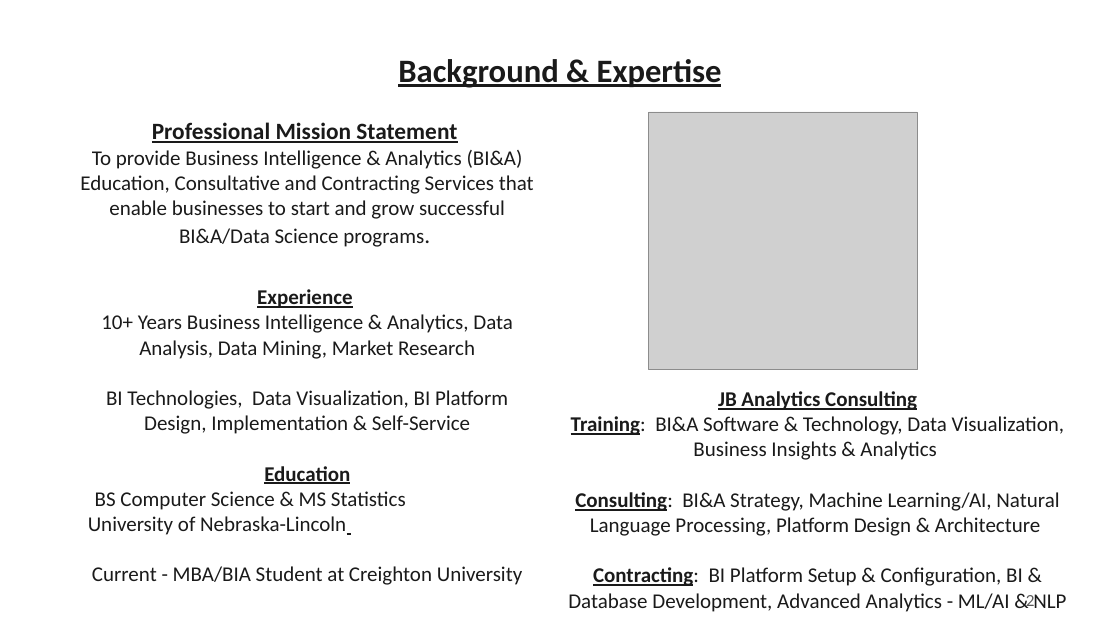
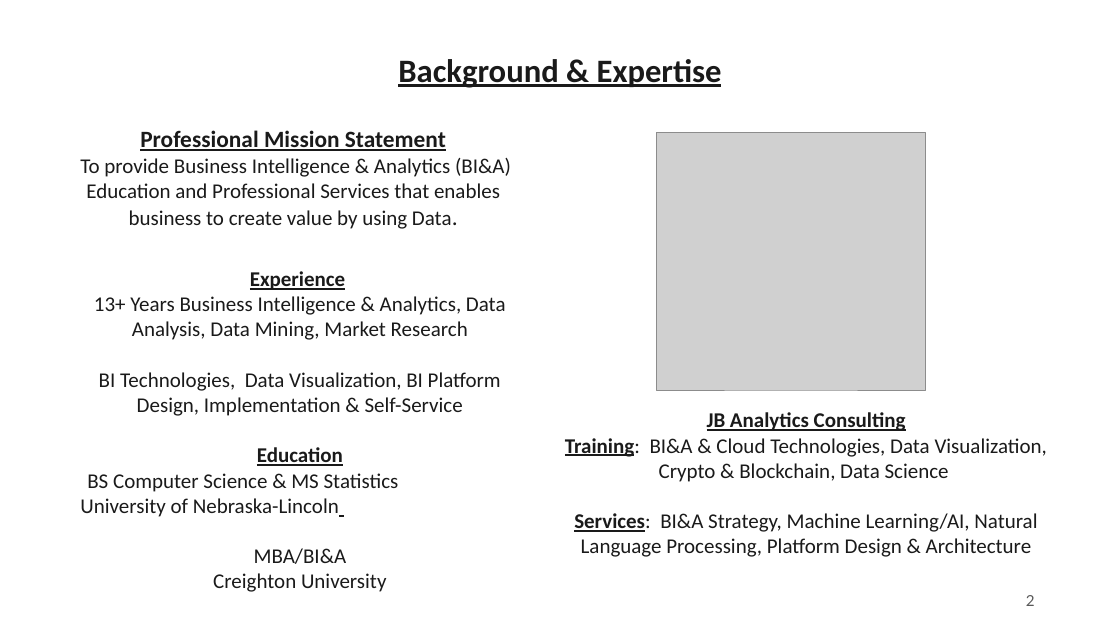
Before and after one commit to jbergmann56/OSDA-DataManipulationAndManagement, a slide deck: slide 2 of Instructor Profile - Jeremy Bergmann.pptx. Drawn at 1120x630 pixels with LibreOffice and Linux fonts; fonts in the diff are those of the drawing; grey boxes stand for pictures. Boxes give left, top, right and bottom in pixels: in the first picture for what was removed or moved away, otherwise in the second. Text is boxed around its words. In the diff, an @@ line names an element or a change of style, - is before the commit and + after.

```diff
--- a/Instructor Profile - Jeremy Bergmann.pptx
+++ b/Instructor Profile - Jeremy Bergmann.pptx
@@ text "Professional Mission Statement": place and size @@
-text "Professional Mission Statement" at [80,122,534,247]
+text "Professional Mission Statement" at [80,130,511,229]
@@ picture: place and size @@
-picture at [649,112,917,369]
+picture at [657,133,925,390]
@@ text at [80,158,511,229]: text changed @@
-To provide Business Intelligence & Analytics (BI&A) Education, Consultative and Contracting Services that enable businesses to start and grow successful BI&A/Data Science programs.
+To provide Business Intelligence & Analytics (BI&A) Education and Professional Services that enables business to create value by using Data.
@@ text "Experience": place and size @@
-text "Experience" at [88,289,522,585]
+text "Experience" at [80,271,506,592]
@@ text at [94,296,506,340]: text changed @@
-10+ Years Business Intelligence & Analytics, Data Analysis, Data Mining, Market Research
+13+ Years Business Intelligence & Analytics, Data Analysis, Data Mining, Market Research
@@ text "JB Analytics Consulting": place and size @@
-text "JB Analytics Consulting" at [568,391,1066,612]
+text "JB Analytics Consulting" at [565,412,1047,557]
@@ text at [565,438,1047,557]: text changed @@
-Training: BI&A Software & Technology, Data Visualization, Business Insights & Analytics
-Consulting: BI&A Strategy, Machine Learning/AI, Natural Language Processing, Platform Design & Architecture
-Contracting: BI Platform Setup & Configuration, BI & Database Development, Advanced Analytics - ML/AI & NLP
+Training: BI&A & Cloud Technologies, Data Visualization, Crypto & Blockchain, Data Science
+Services: BI&A Strategy, Machine Learning/AI, Natural Language Processing, Platform Design & Architecture
@@ text at [213,548,386,592]: text changed @@
-Current - MBA/BIA Student at Creighton University
+MBA/BI&A
+Creighton University
```
Also in this commit, not shown: 1 other slide changed, 1 other file.
